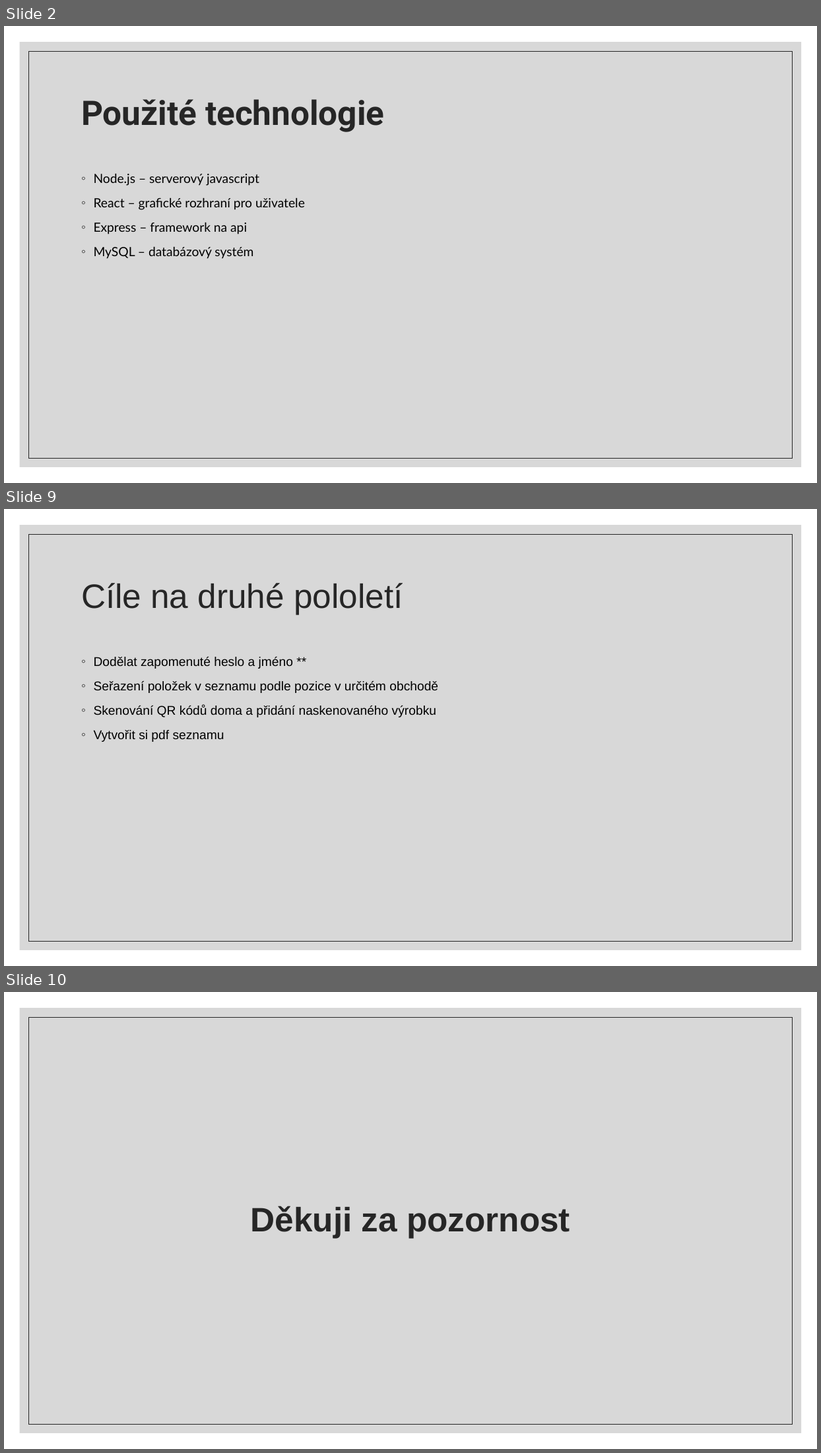
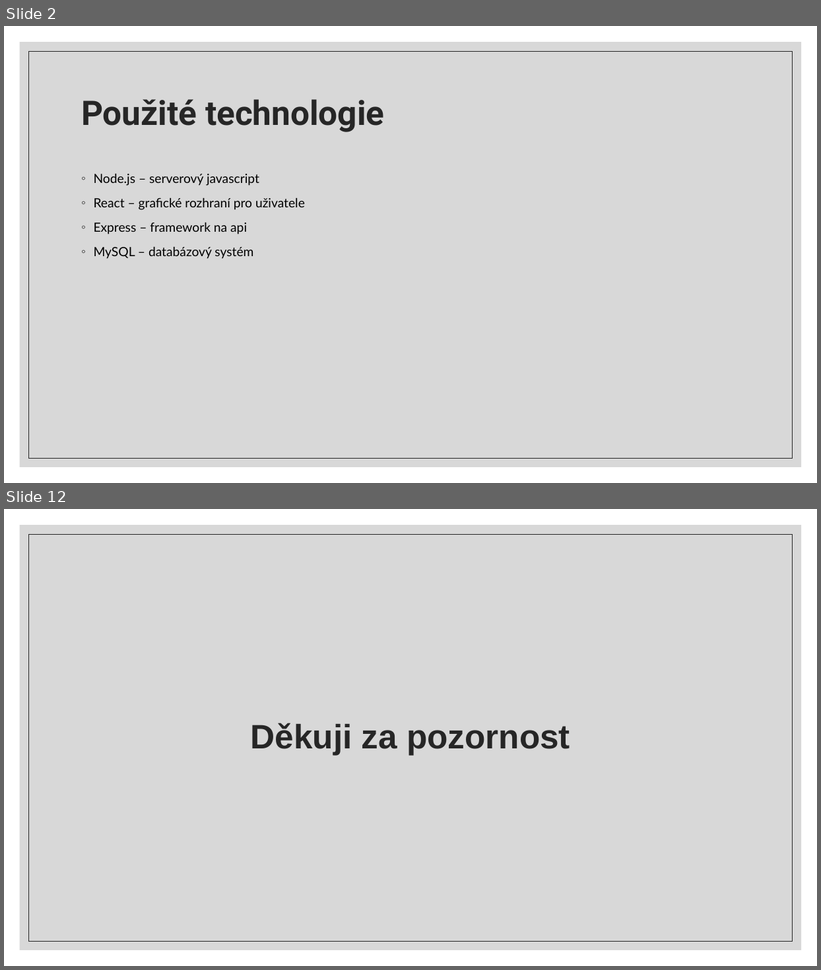
Before and after one commit to Atmaak/rocnikovka, a slide deck: ostatni/prezentace.pptm. Shown one above the other, each under a label of ours: slides 2, 9 and 10 before the commit, slides 2 and 12 after it; the slides between them are not shown. The pictures are 821x1453 and 821x970 pixels, drawn with LibreOffice and Linux fonts; fonts in the diff are those of the drawing. Boxes give left, top, right and bottom in pixels: in the first picture for what was removed or moved away, otherwise in the second. Text is boxed around its words. In the diff, an @@ line names an element or a change of style, - is before the commit and + after.

```diff
--- a/ostatni/prezentace.pptm
+++ b/ostatni/prezentace.pptm
@@ slide 9 removed at (4, 509, 817, 966), background #FFFFFF; not listed: 2 template elements that a slide beside it also shows @@
@@ title removed at (81, 583, 403, 615) @@
-Cíle na druhé pololetí
@@ text removed at (94, 657, 438, 742) @@
-◦ Dodělat zapomenuté heslo a jméno **
-◦ Seřazení položek v seznamu podle pozice v určitém obchodě
-◦ Skenování QR kódů doma a přidání naskenovaného výrobku
-◦ Vytvořit si pdf seznamu
@@ what was slide 10 is now slide 12 @@
```
Also in this commit, not shown: 4 slides changed, 5 slides added, 2 other slides removed, 10 other files.
